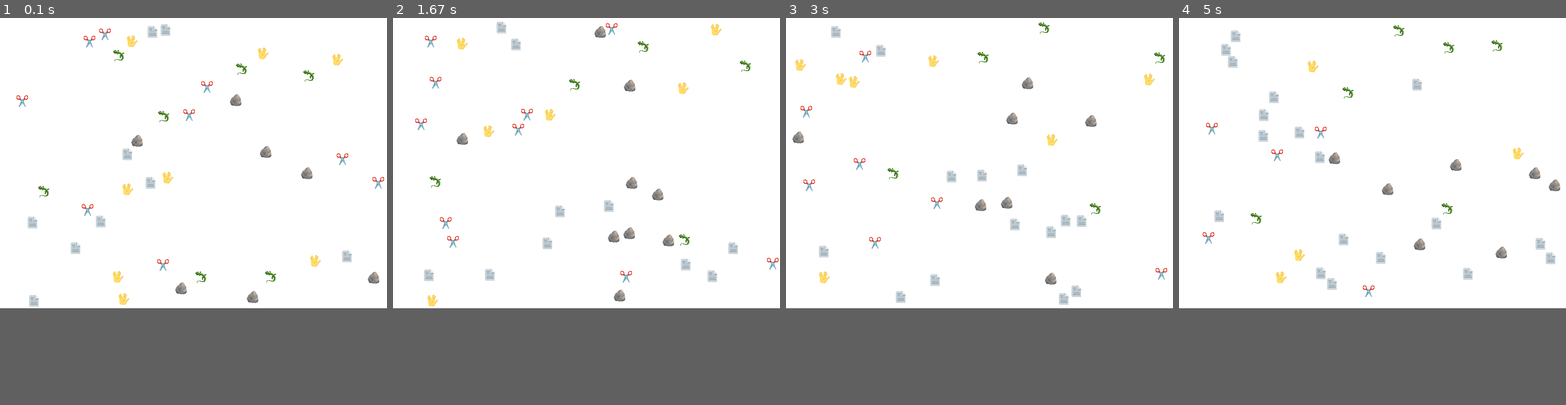
Above: before the commit, frames 1-4 (left to right).
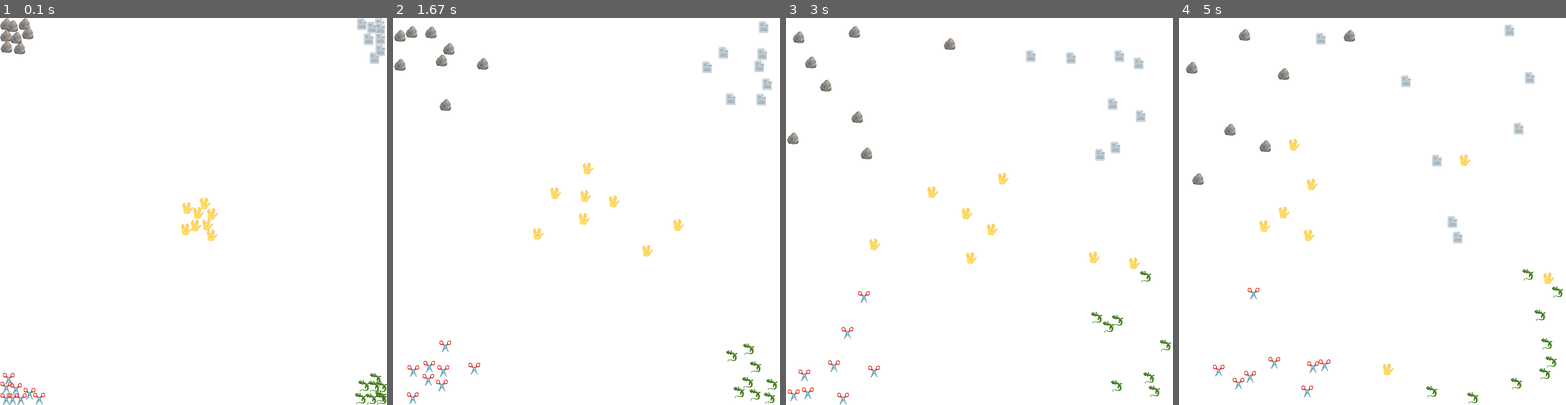
Above: after the commit, the same moments.

Repository: lxwooxy/pygames
Game: pygame game, started from rockpaperscissorslizardspock/RPSLS_game.py
The game is run twice, just before and just after one commit, with the same random seed, the same clock (stepped at 60 frames per second) and the same inputs.
Inputs:
- Up to frame 1 (0.1 s): no input
- Up to frame 2 (1.67 s): no input
- Up to frame 3 (3 s): no input
- Up to frame 4 (5 s): no input
The window is 800x600 before the commit and 800x800 after it. Grey fills any space a smaller window leaves; there, only what the larger window draws over its background counts as a difference.

The runs differ from the first frame. In frame 1, 4.0% of the frame differs, in the area x 0-100%, y 0-100%; in frame 2, 4.1%; in frame 3, 4.2%; in frame 4, 4.3%, in the area x 1-100%, y 1-100%.

Commit message:
git up there

Diff:
--- a/rockpaperscissorslizardspock/RPSLS_game.py
+++ b/rockpaperscissorslizardspock/RPSLS_game.py
@@ -6,13 +6,13 @@
 pygame.init()
 
 # Screen dimensions
-WIDTH, HEIGHT = 800, 600
+WIDTH, HEIGHT = 800, 800  # Larger screen size
 screen = pygame.display.set_mode((WIDTH, HEIGHT))
 pygame.display.set_caption("Rock Paper Scissors Lizard Spock Battle")
 
 # FPS setting
 FPS = 60
-N = 8  # Number of each icon
+N = 8  # Number of each icon per type
 
 # Function to scale images while preserving aspect ratio
 def scale_image(image, target_height):
@@ -41,24 +41,48 @@
     "spock": ["scissors", "rock"],
 }
 
+# Center of the screen
+CENTER_X, CENTER_Y = WIDTH // 2, HEIGHT // 2
+
 # Define the classes
 class Icon:
     def __init__(self, x, y, icon_type):
         self.x = x
         self.y = y
+
+        # Velocity initialized towards the center with some randomness
+        angle = math.atan2(CENTER_Y - y, CENTER_X - x)
+        speed = random.uniform(1, 2)  # Adjust initial speed
+        self.vx = math.cos(angle) * speed
+        self.vy = math.sin(angle) * speed
+
         self.type = icon_type
-        self.vx = random.uniform(-2, 2)  # Slower speeds
-        self.vy = random.uniform(-2, 2)
 
     def move(self):
+        # Small random chance to change direction
+        if random.random() < 0.01:  # 1% chance per frame
+            random_angle = random.uniform(0, 2 * math.pi)
+            random_speed = random.uniform(1, 2)
+            self.vx = math.cos(random_angle) * random_speed
+            self.vy = math.sin(random_angle) * random_speed
+
         self.x += self.vx
         self.y += self.vy
 
-        # Bounce off walls
-        if self.x < 0 or self.x > WIDTH - ICON_WIDTH:
-            self.vx *= -1
-        if self.y < 0 or self.y > HEIGHT - ICON_HEIGHT:
-            self.vy *= -1
+        # Bounce off walls and redirect towards center
+        if self.x < 0:
+            self.x = 0
+            self.vx = abs(self.vx)
+        elif self.x > WIDTH - ICON_WIDTH:
+            self.x = WIDTH - ICON_WIDTH
+            self.vx = -abs(self.vx)
+
+        if self.y < 0:
+            self.y = 0
+            self.vy = abs(self.vy)
+        elif self.y > HEIGHT - ICON_HEIGHT:
+            self.y = HEIGHT - ICON_HEIGHT
+            self.vy = -abs(self.vy)
 
     def draw(self, screen):
         if self.type == "rock":
@@ -78,46 +102,56 @@
     dy = icon1.y - icon2.y
     distance = math.sqrt(dx**2 + dy**2)
 
-    if distance < ICON_WIDTH:  # Collision detected
-        # Resolve overlap by moving icons apart
-        overlap = ICON_WIDTH - distance
-        move_x = dx / distance * overlap / 2
-        move_y = dy / distance * overlap / 2
+    if distance == 0 or distance >= ICON_WIDTH:  # Prevent division by zero or no collision
+        return
 
-        icon1.x += move_x
-        icon1.y += move_y
-        icon2.x -= move_x
-        icon2.y -= move_y
+    # Resolve overlap by moving icons apart
+    overlap = ICON_WIDTH - distance
+    move_x = dx / distance * overlap / 2
+    move_y = dy / distance * overlap / 2
 
-        # Swap velocities based on collision angle
-        normal_x = dx / distance
-        normal_y = dy / distance
+    icon1.x += move_x
+    icon1.y += move_y
+    icon2.x -= move_x
+    icon2.y -= move_y
 
-        # Dot product of velocity and normal
-        dot1 = icon1.vx * normal_x + icon1.vy * normal_y
-        dot2 = icon2.vx * normal_x + icon2.vy * normal_y
+    # Swap velocities based on collision angle
+    normal_x = dx / distance
+    normal_y = dy / distance
 
-        # Update velocities
-        icon1.vx -= 2 * dot1 * normal_x
-        icon1.vy -= 2 * dot1 * normal_y
-        icon2.vx -= 2 * dot2 * normal_x
-        icon2.vy -= 2 * dot2 * normal_y
+    # Dot product of velocity and normal
+    dot1 = icon1.vx * normal_x + icon1.vy * normal_y
+    dot2 = icon2.vx * normal_x + icon2.vy * normal_y
 
-        # Determine the winner based on RPSLS rules
-        if icon1.type != icon2.type:
-            if icon2.type in RPSLS_RULES[icon1.type]:
-                icon2.type = icon1.type  # icon1 wins
-            elif icon1.type in RPSLS_RULES[icon2.type]:
-                icon1.type = icon2.type  # icon2 wins
+    # Update velocities
+    icon1.vx -= 2 * dot1 * normal_x
+    icon1.vy -= 2 * dot1 * normal_y
+    icon2.vx -= 2 * dot2 * normal_x
+    icon2.vy -= 2 * dot2 * normal_y
+
+    # Determine the winner based on RPSLS rules
+    if icon1.type != icon2.type:
+        if icon2.type in RPSLS_RULES[icon1.type]:
+            icon2.type = icon1.type  # icon1 wins
+        elif icon1.type in RPSLS_RULES[icon2.type]:
+            icon1.type = icon2.type  # icon2 wins
+
+# Assign starting positions for each group
+start_positions = {
+    "rock": (0, 0),  # Top-left
+    "paper": (WIDTH - ICON_WIDTH, 0),  # Top-right
+    "scissors": (0, HEIGHT - ICON_HEIGHT),  # Bottom-left
+    "lizard": (WIDTH - ICON_WIDTH, HEIGHT - ICON_HEIGHT),  # Bottom-right
+    "spock": (WIDTH // 2 - ICON_WIDTH // 2, HEIGHT // 2 - ICON_HEIGHT // 2),  # Center
+}
 
 # Create icons
 icons = []
-for _ in range(N):
-    icons.append(Icon(random.randint(0, WIDTH - ICON_WIDTH), random.randint(0, HEIGHT - ICON_HEIGHT), "rock"))
-    icons.append(Icon(random.randint(0, WIDTH - ICON_WIDTH), random.randint(0, HEIGHT - ICON_HEIGHT), "paper"))
-    icons.append(Icon(random.randint(0, WIDTH - ICON_WIDTH), random.randint(0, HEIGHT - ICON_HEIGHT), "scissors"))
-    icons.append(Icon(random.randint(0, WIDTH - ICON_WIDTH), random.randint(0, HEIGHT - ICON_HEIGHT), "lizard"))
-    icons.append(Icon(random.randint(0, WIDTH - ICON_WIDTH), random.randint(0, HEIGHT - ICON_HEIGHT), "spock"))
+for icon_type, (start_x, start_y) in start_positions.items():
+    for _ in range(N):
+        x = random.randint(start_x, start_x + ICON_WIDTH)
+        y = random.randint(start_y, start_y + ICON_HEIGHT)
+        icons.append(Icon(x, y, icon_type))
 
 # Main game loop
 clock = pygame.time.Clock()
@@ -137,15 +171,15 @@
     # Check collisions and bounce
     for i in range(len(icons)):
         for j in range(i + 1, len(icons)):
-            dx = icons[i].x - icons[j].x
-            dy = icons[i].y - icons[j].y
-            distance = math.sqrt(dx**2 + dy**2)
-            if distance < ICON_WIDTH:  # Collision detected
-                handle_collision(icons[i], icons[j])
+            handle_collision(icons[i], icons[j])
+
+    # Ensure final frame updates before checking for victory
+    pygame.display.flip()
 
     # Check if all icons are the same type
     types = {icon.type for icon in icons}
     if len(types) == 1:
+        pygame.time.wait(200)  # Ensure the last conversion is shown
         font = pygame.font.Font(None, 74)
         text = font.render(f"{list(types)[0].capitalize()} Wins!", True, (0, 0, 0))
         screen.blit(text, (WIDTH // 2 - text.get_width() // 2, HEIGHT // 2 - text.get_height() // 2))
@@ -153,7 +187,6 @@
         pygame.time.wait(3000)
         running = False
 
-    pygame.display.flip()
     clock.tick(FPS)
 
 pygame.quit()
